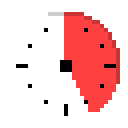
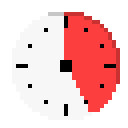
Two versions of the same layered image (w=128, h=128). Layer-by-layer changes:
painted on "Layer 4" over [64, 16, 68, 28]
added layer "Layer 5" above "Layer 1" over [12, 12, 92, 120]
